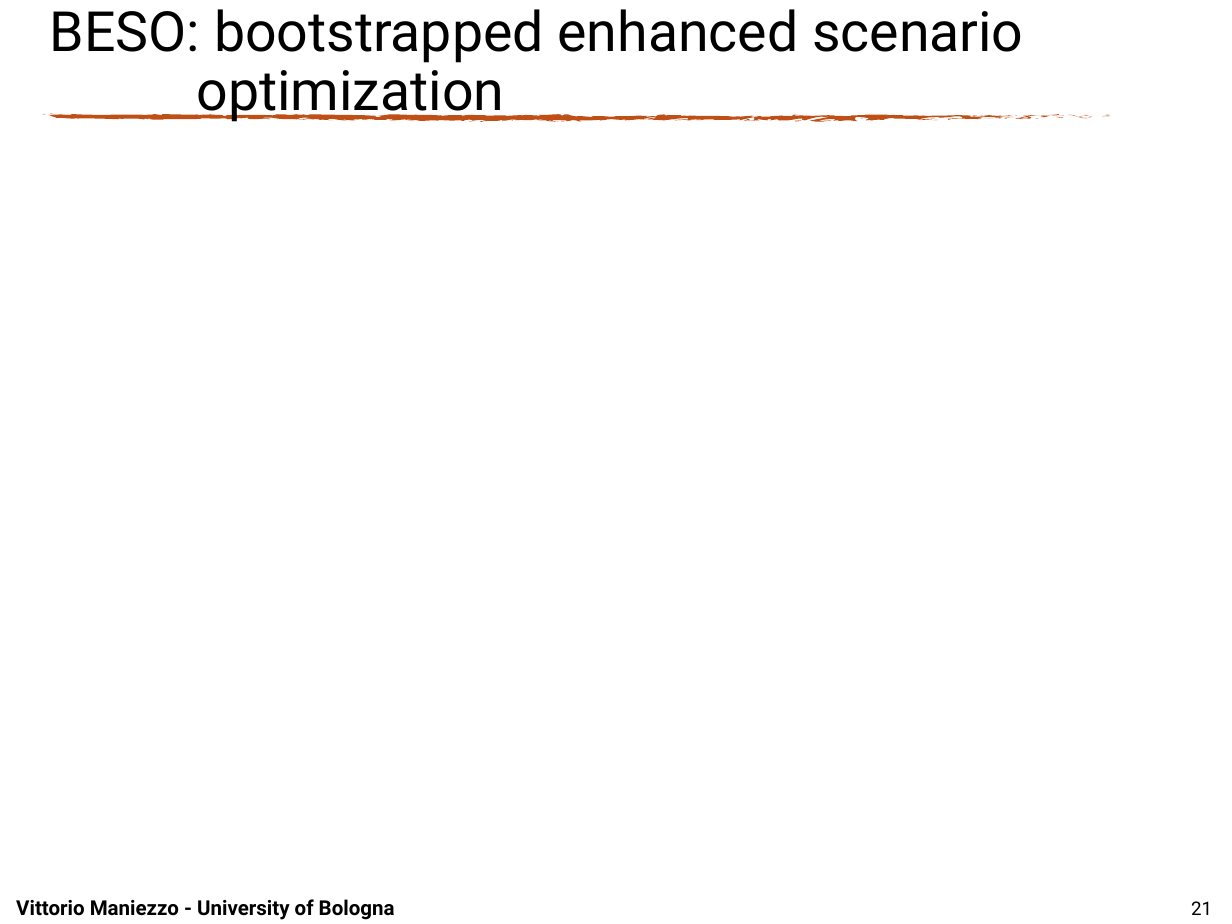
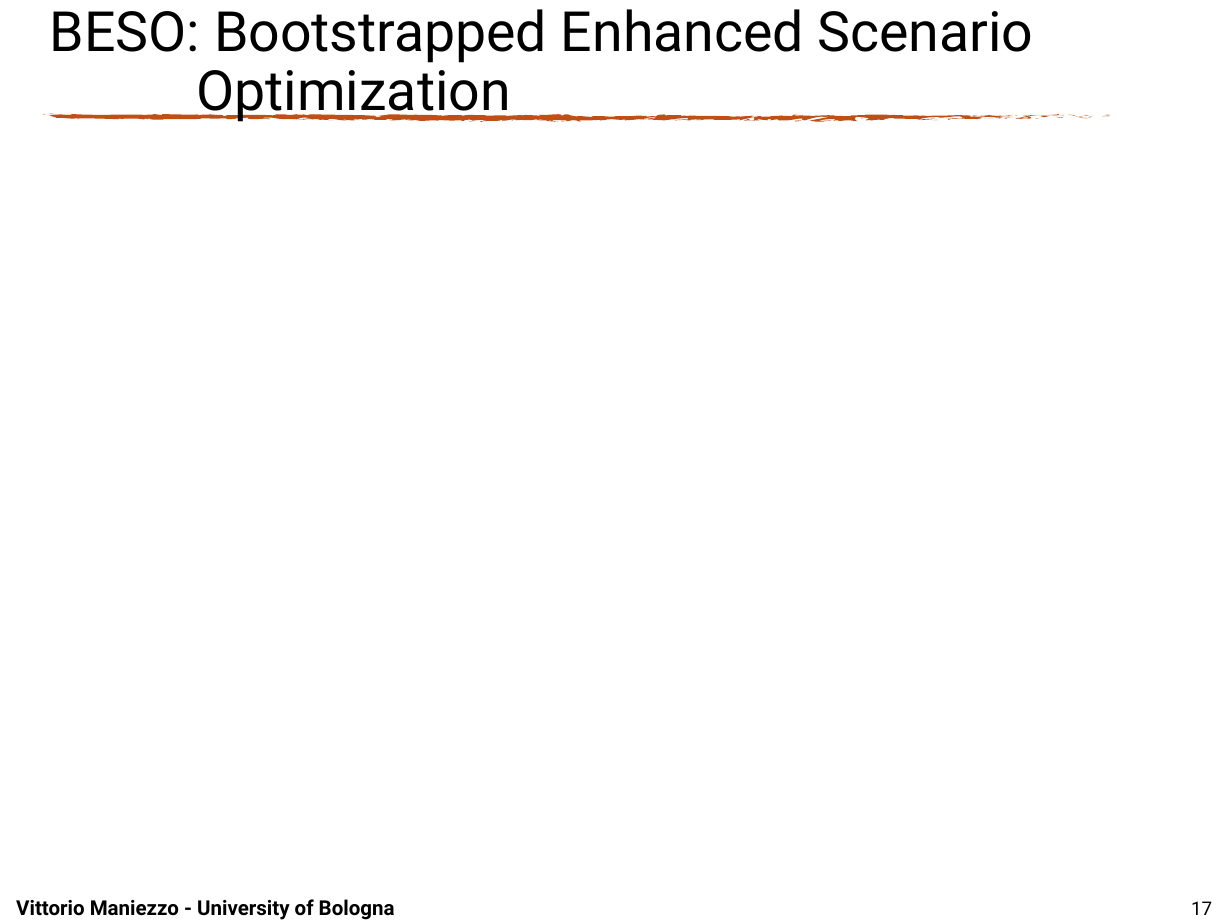
Before and after one commit to maniezzo/GDOforecast, a slide deck: slide 17 of doc/IFORS2026/Ifors_PPT_BESO.pptx (slide 21 before the commit). Drawn at 1232x924 pixels with LibreOffice and Linux fonts; fonts in the diff are those of the drawing; grey boxes stand for pictures; background and template pictures are left out. Boxes give left, top, right and bottom in pixels: in the first picture for what was removed or moved away, otherwise in the second. Text is boxed around its words. In the diff, an @@ line names an element or a change of style, - is before the commit and + after.

```diff
--- a/doc/IFORS2026/Ifors_PPT_BESO.pptx
+++ b/doc/IFORS2026/Ifors_PPT_BESO.pptx
@@ title at (x1=50, y1=9, x2=1034, y2=122): text changed @@
-BESO: bootstrapped enhanced scenario optimization
+BESO: Bootstrapped Enhanced Scenario Optimization
@@ page number at (x1=1191, y1=901, x2=1212, y2=915): text changed @@
-21
+17
```
Also in this commit, not shown: 9 other slides changed, 1 slide added, 4 slides removed, 1 other file.
